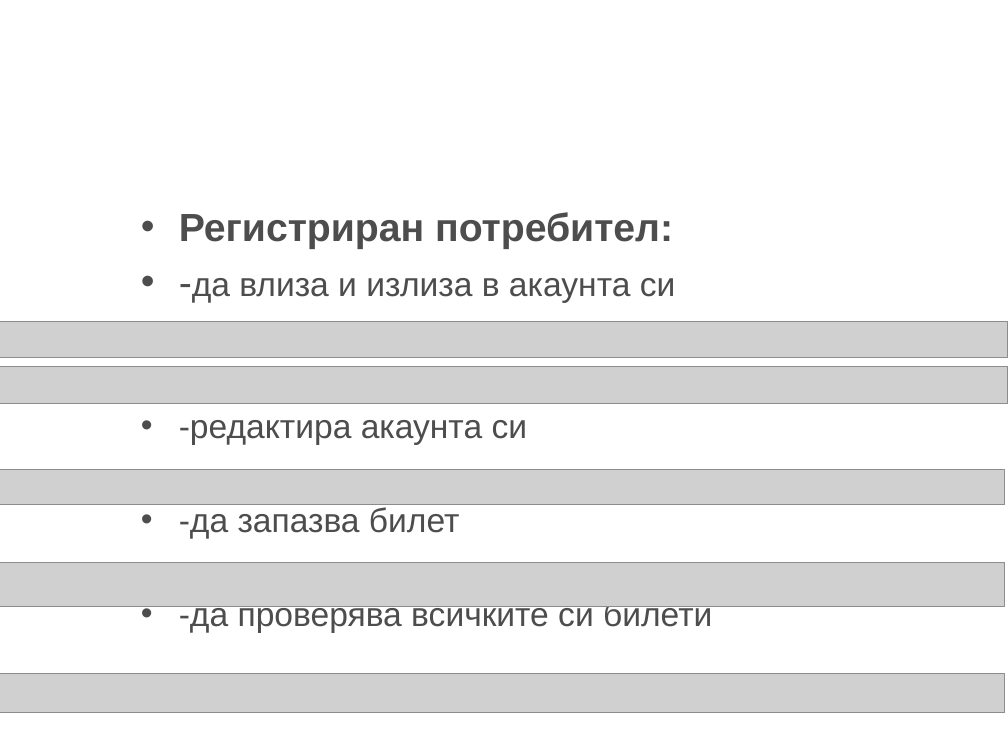
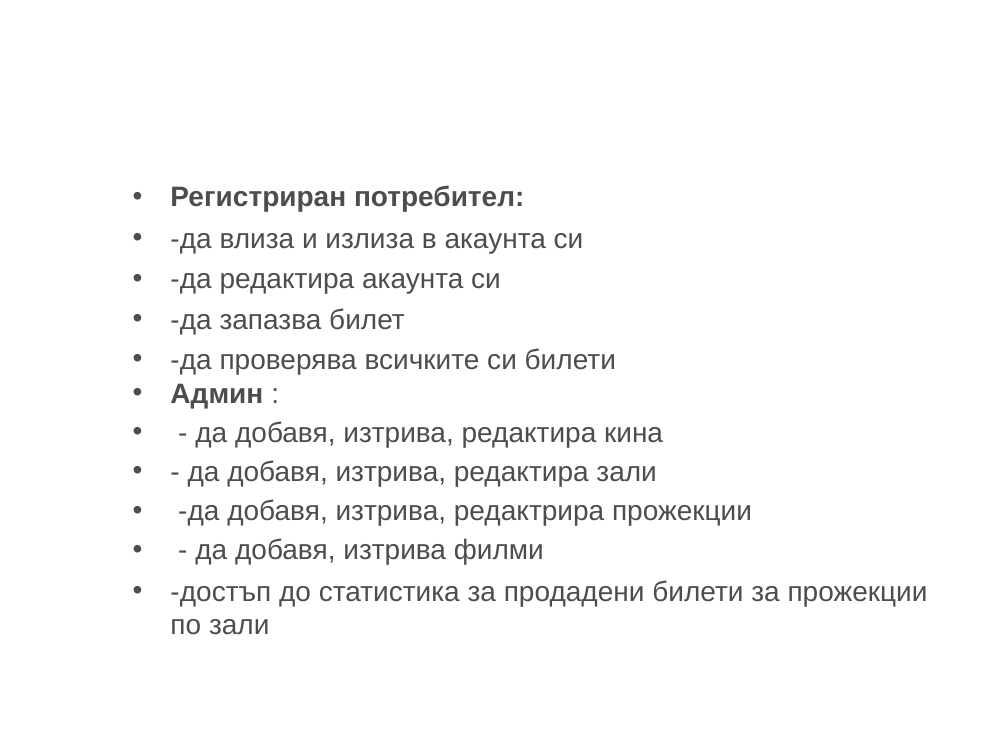
Before and after one commit to hristomomirov/kinoarena, a slide deck: slide 4 of Presentation.pptx (slide 5 before the commit). Drawn at 1008x756 pixels with LibreOffice and Linux fonts; fonts in the diff are those of the drawing; grey boxes stand for pictures; background and template pictures are left out. Boxes give left, top, right and bottom in pixels: in the first picture for what was removed or moved away, otherwise in the second. Text is boxed around its words. In the diff, an @@ line names an element or a change of style, - is before the commit and + after.

```diff
--- a/Presentation.pptx
+++ b/Presentation.pptx
@@ text "Регистриран потребител:": place and size @@
-text "Регистриран потребител:" at [179, 212, 712, 633]
+text "Регистриран потребител:" at [170, 185, 928, 635]
@@ text at [170, 185, 616, 374]: size 28 to 20 pt in "Регистриран потребител:", "-да"; size 24 to 20 pt in "-да влиза и излиза в акаунта си", "-да запазва билет", "-да проверява всичките си билети" @@
@@ text at [170, 273, 501, 293]: text changed; size 24 to 20 pt @@
-• -редактира акаунта си
+• -да редактира акаунта си
@@ picture removed at [0, 322, 1007, 357] @@
@@ picture removed at [0, 367, 1007, 403] @@
@@ text at [170, 383, 928, 635]: paragraphs added @@
+• Админ :
+• - да добавя, изтрива, редактира кина
+• - да добавя, изтрива, редактира зали
+• -да добавя, изтрива, редактрира прожекции
+• - да добавя, изтрива филми
+• -достъп до статистика за продадени билети за прожекции по зали
@@ picture removed at [0, 470, 1004, 505] @@
@@ picture removed at [0, 562, 1004, 607] @@
@@ picture removed at [0, 673, 1004, 713] @@
```
Also in this commit, not shown: 2 other slides changed, 2 slides added, 3 slides removed, 6 other files.
